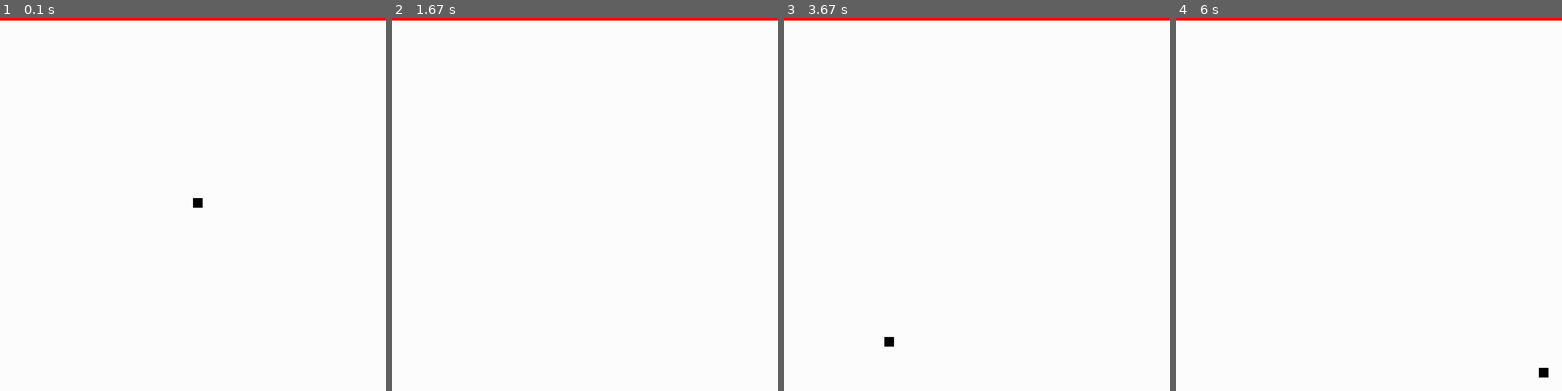
Above: before the commit, frames 1-4 (left to right).
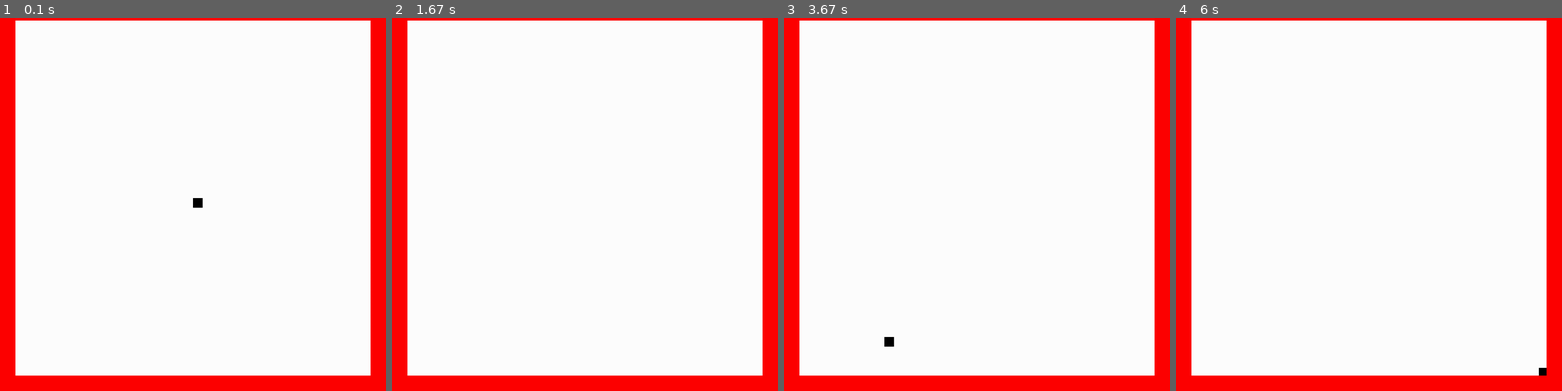
Above: after the commit, the same moments.

Repository: KonDoran/doran-classwork
Game: pygame game, started from Tile movement Project/Tile Movement Mini project.py
Two runs of this game, one before a commit and one after it. Both use one fixed random seed, a clock stepped at 60 frames per second and the inputs below.
Inputs:
- Up to frame 1 (0.1 s): no input
- Up to frame 2 (1.67 s): hold D 0.33-0.8 s
- Up to frame 3 (3.67 s): hold A 1.67-2.2 s; hold S 2.23-2.53 s; hold A 2.57-2.97 s; hold D from 3.4 s (still down)
- Up to frame 4 (6 s): release D at 4.03 s; hold S 4.07-4.43 s; hold W 5.47-5.77 s; hold D from 5.8 s (still down)

The runs differ from the first frame. In frame 1, 12% of the frame differs, in the area x 0-100%, y 0-100%; in frame 2, 12%; in frame 3, 12%; in frame 4, 12%.

Commit message:
Update Tile Movement Mini project.py

Diff:
--- a/Tile movement Project/Tile Movement Mini project.py
+++ b/Tile movement Project/Tile Movement Mini project.py
@@ -85,11 +85,13 @@
 #Create an instance of player
 player = Player(BLACK, 25, 25)
 all_sprites_group.add(player)
+
 for i in range(0,25):
-    for j in range(0,24,24):
-        outsidewall = Wall(RED,40,40,i*40, j*40)
-        all_sprites_group.add(outsidewall)
-        outsidewall_group.add(outsidewall)
+    for j in range(0,25):
+        if (i == 0 or i == 24) or (j==0 or j == 24):
+            outsidewall = Wall(RED,40,40,i*40, j*40)
+            all_sprites_group.add(outsidewall)
+            outsidewall_group.add(outsidewall)
 #Loop until the user clicks the close button.
 done = False
 
